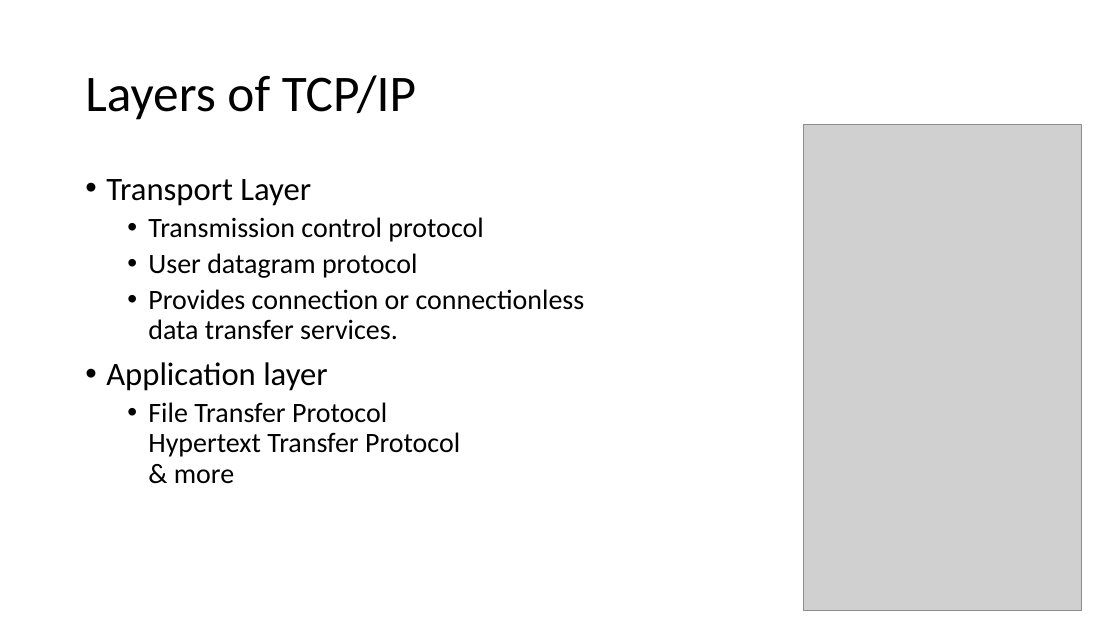
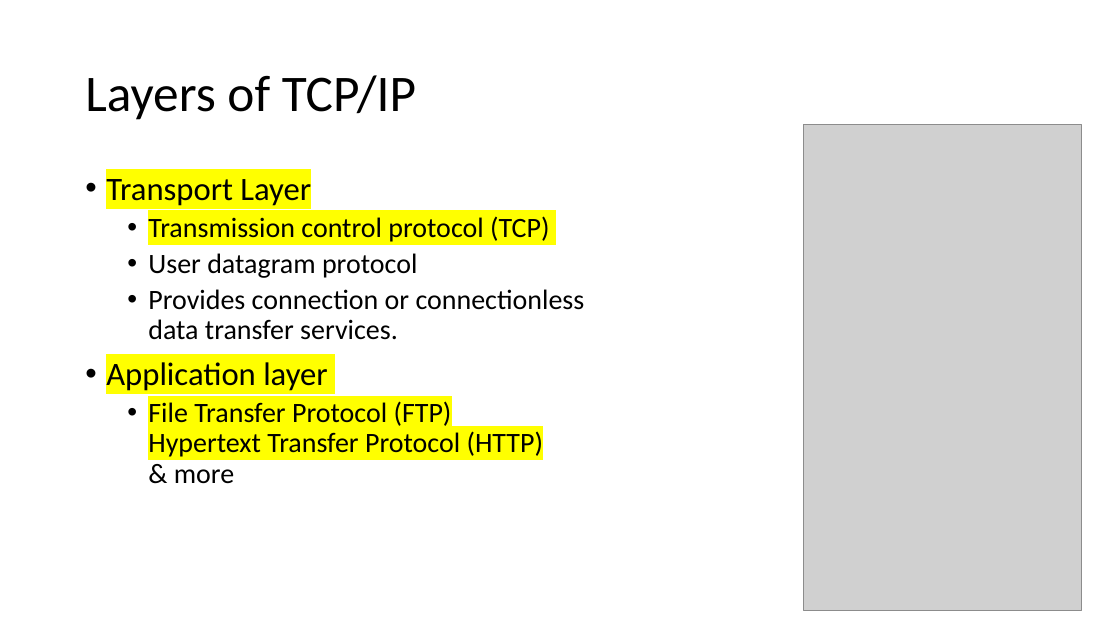
Before and after one commit to truckieutk/comp3134Winter2021, a slide deck: slide 15 of Lecture/wk2.pptx. Drawn at 1120x630 pixels with LibreOffice and Linux fonts; fonts in the diff are those of the drawing; grey boxes stand for pictures. Boxes give left, top, right and bottom in pixels: in the first picture for what was removed or moved away, otherwise in the second. Text is boxed around its words. In the diff, an @@ line names an element or a change of style, - is before the commit and + after.

```diff
--- a/Lecture/wk2.pptx
+++ b/Lecture/wk2.pptx
@@ text at <box>106,179,327,391</box>: highlight none to #FFFF00 in "Transport Layer", "Application layer" @@
@@ text at <box>148,216,549,242</box>: text changed @@
-  • Transmission control protocol
+  • Transmission control protocol (TCP)
@@ text at <box>148,401,543,484</box>: text changed @@
-  • File Transfer Protocol
-    Hypertext Transfer Protocol
-    & more
+  • File Transfer Protocol (FTP)
+    Hypertext Transfer Protocol (HTTP)
+    & more
```
Also in this commit, not shown: 11 other slides changed, 18 other files.
